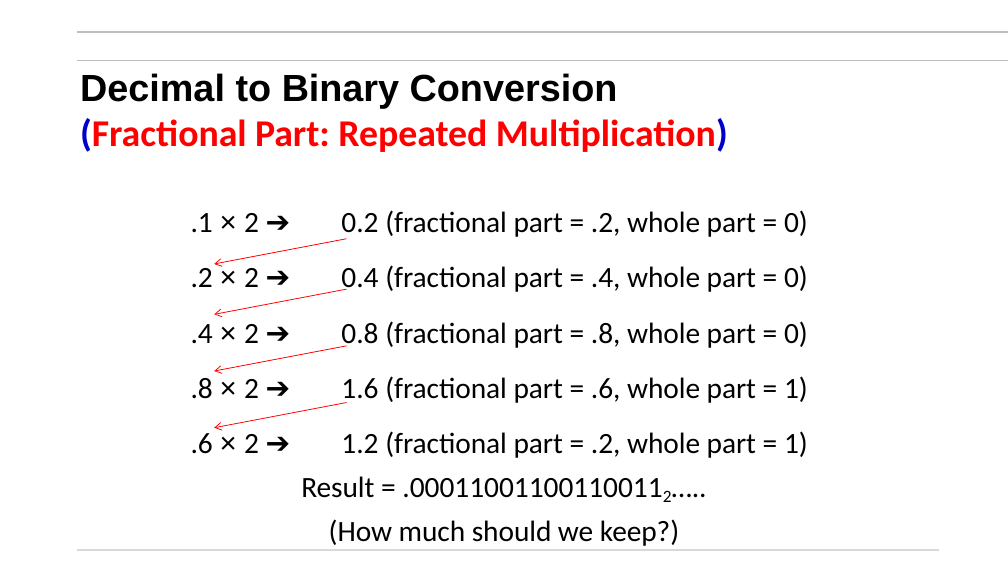
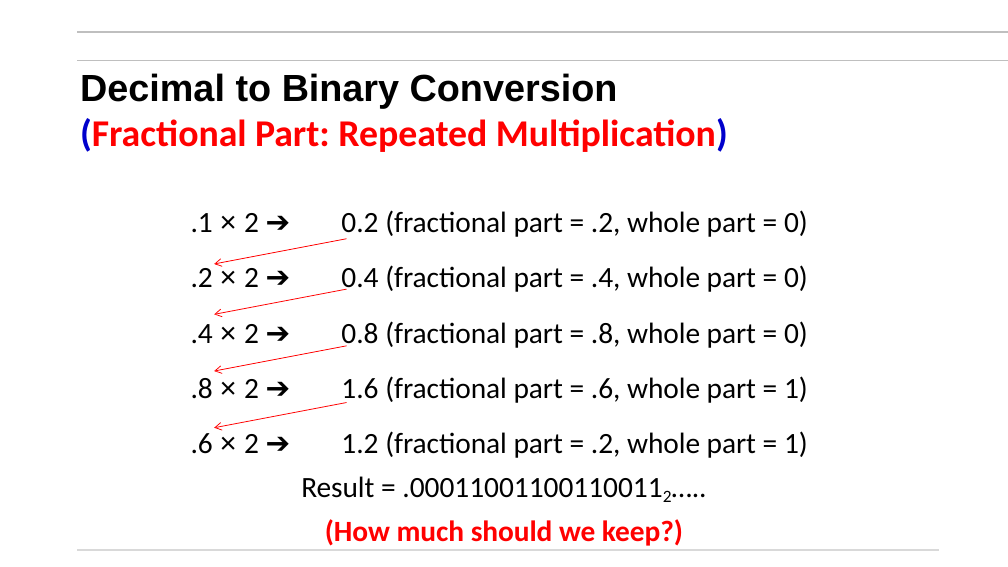
Before and after one commit to mikegrace2/CSEN20-Fall2026-Course-Website, a slide deck: slide 36 of Week01_IntroAndBinaryNumbers/Ch02_BinaryNumbers_V4.pptx. Drawn at 1008x567 pixels with LibreOffice and Linux fonts; fonts in the diff are those of the drawing; background and template pictures are left out. Boxes give left, top, right and bottom in pixels: in the first picture for what was removed or moved away, otherwise in the second. Text is boxed around its words. In the diff, an @@ line names an element or a change of style, - is before the commit and + after.

```diff
--- a/Week01_IntroAndBinaryNumbers/Ch02_BinaryNumbers_V4.pptx
+++ b/Week01_IntroAndBinaryNumbers/Ch02_BinaryNumbers_V4.pptx
@@ text at box(325, 519, 683, 546): text colour #000000 to #FF0000, bold on in "(How much should we keep?)" @@
```
Also in this commit, not shown: 9 other slides changed, 2 slides added.
